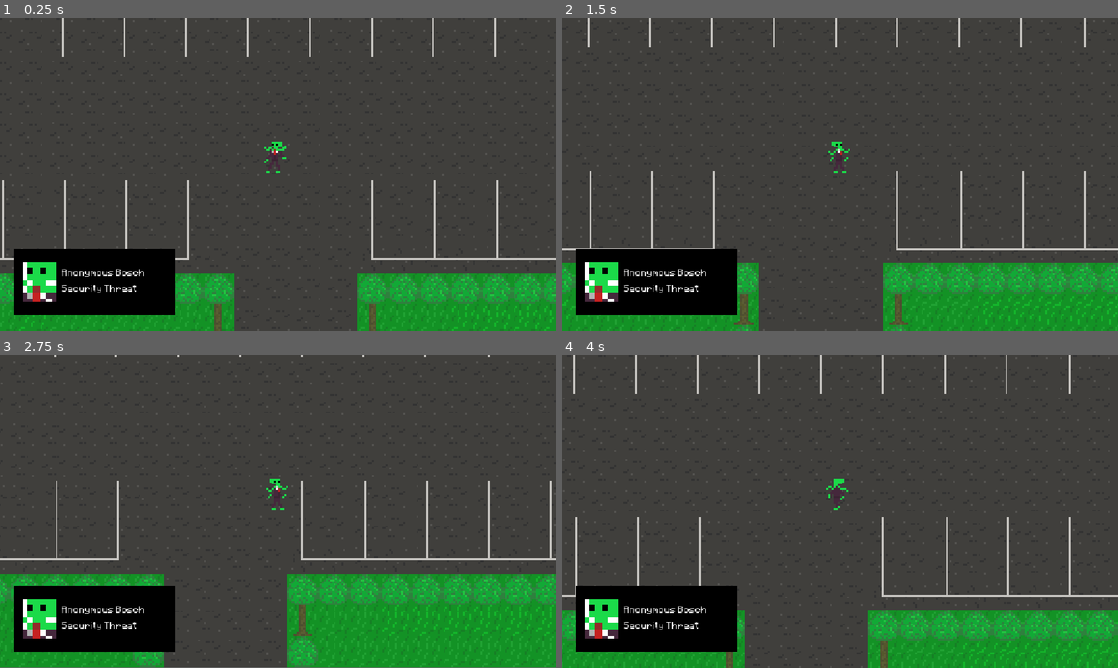
Above: before the commit, frames 1-4 (two rows, left to right).
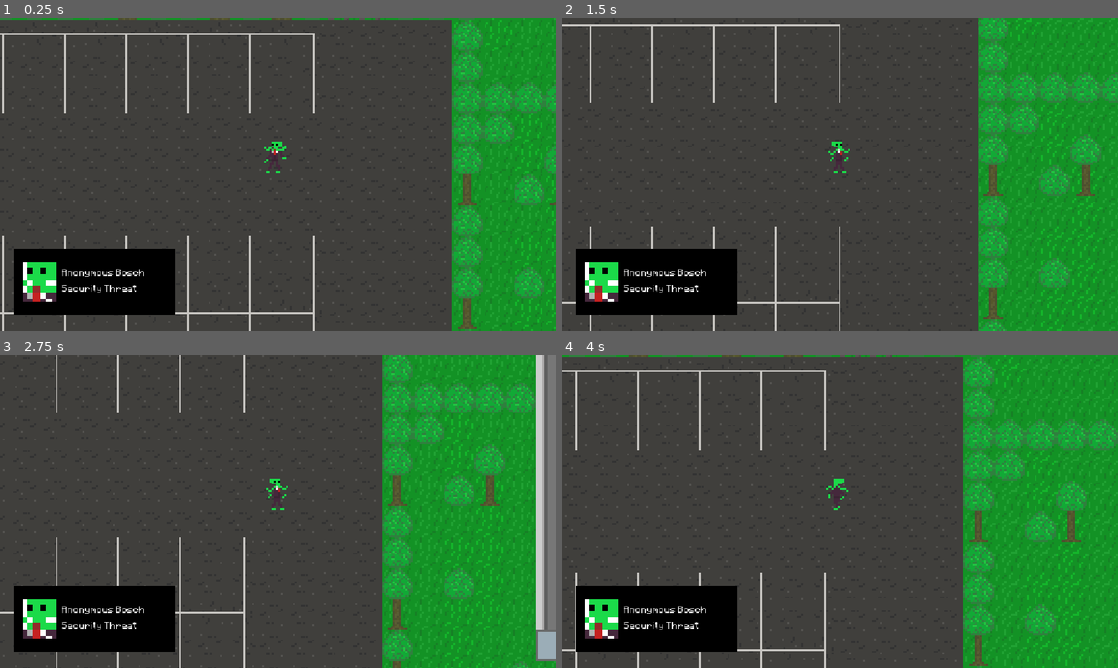
Above: after the commit, the same moments.

Repository: Flogah/alien_dad
Game: Godot game, scene res://scenes/main.tscn
Same seed, same stepped clock (60 frames per second), same inputs: the game is played once before the commit and once after it.
Inputs:
- Up to frame 1 (0.25 s): no input
- Up to frame 2 (1.5 s): hold D (move_right) 0.53-1.28 s; hold Space (interact) 0.53-1.28 s; hold S (move_down) from 1.28 s (still down); tap Space (interact) at 1.35 s
- Up to frame 3 (2.75 s): release S (move_down) at 2.03 s; hold D (move_right) from 2.03 s (still down); hold Space (interact) from 2.03 s (still down)
- Up to frame 4 (4 s): release D (move_right) at 2.78 s; release Space (interact) at 2.78 s; hold W (move_up) 2.78-3.53 s; tap Space (interact) at 2.85 s; hold A (move_left) from 3.53 s (still down); hold Space (interact) from 3.53 s (still down)

The runs differ from the first frame. In frame 1, 26% of the frame differs, in the area x 0-100%, y 0-100%; in frame 2, 30%; in frame 3, 34%; in frame 4, 32%.

Commit message:
added baby and win screen

Diff:
--- a/scenes/main.tscn
+++ b/scenes/main.tscn
@@ -14,6 +14,7 @@
 [ext_resource type="Texture2D" uid="uid://dme4y6gotqm66" path="res://assets/sprites/environment/Asphalt.png" id="7_eb6dy"]
 [ext_resource type="Texture2D" uid="uid://vokmws22mmib" path="res://assets/sprites/environment/Armstrong_table.png" id="8_trceg"]
 [ext_resource type="Texture2D" uid="uid://ckl6d6r2ks751" path="res://assets/sprites/environment/Tisch.png" id="9_a8y0u"]
+[ext_resource type="PackedScene" uid="uid://s15olq3dt7kn" path="res://scenes/player/baby.tscn" id="12_jkv2x"]
 
 [sub_resource type="NavigationPolygon" id="NavigationPolygon_tefeu"]
 vertices = PackedVector2Array(8, 8, -8, 8, -8, -8, 8, -8)
@@ -513,6 +514,9 @@
 motion_mode = 1
 security_pass = ExtResource("6_eb6dy")
 
+[node name="Baby" parent="level1/NPC" unique_id=1946832363 instance=ExtResource("12_jkv2x")]
+position = Vector2(616, 52)
+
 [node name="Doors" type="Node2D" parent="level1" unique_id=561313355]
 
 [node name="NoSecDoors" type="Node2D" parent="level1/Doors" unique_id=97184419]
@@ -761,7 +765,7 @@
 locked = true
 
 [node name="Player" parent="level1" unique_id=1695450581 instance=ExtResource("5_tbgi4")]
-position = Vector2(-154, 395)
+position = Vector2(-27, 222)
 
 [node name="Camera2D" type="Camera2D" parent="level1/Player" unique_id=1976595741]
 position = Vector2(1, 2)
--- /dev/null
+++ b/scenes/player/baby.gd
@@ -0,0 +1,11 @@
+extends Node2D
+
+@onready var interactable: Interactable = %Interactable
+
+@export_file_path() var win_screen_path: String
+
+func _ready() -> void:
+	interactable.interacted.connect(win)
+
+func win(actor, sec_acc):
+	get_tree().change_scene_to_file(win_screen_path)
--- /dev/null
+++ b/scenes/player/baby.tscn
@@ -0,0 +1,25 @@
+[gd_scene format=3 uid="uid://s15olq3dt7kn"]
+
+[ext_resource type="Texture2D" uid="uid://bww2t76qxthoi" path="res://assets/sprites/characters/aliens/Alien_Baby.png" id="1_2q5sn"]
+[ext_resource type="Script" uid="uid://cn6yqvpwtbis3" path="res://scenes/player/baby.gd" id="1_4pi6e"]
+[ext_resource type="Script" uid="uid://dpxr64juka2si" path="res://scenes/interactable.gd" id="2_4pi6e"]
+
+[sub_resource type="CircleShape2D" id="CircleShape2D_ifpyu"]
+
+[node name="Baby" type="Node2D" unique_id=1946832363]
+script = ExtResource("1_4pi6e")
+win_screen_path = "res://scenes/player/win_screen.tscn"
+
+[node name="Sprite2D" type="Sprite2D" parent="." unique_id=421115094]
+texture = ExtResource("1_2q5sn")
+
+[node name="Interactable" type="Area2D" parent="." unique_id=1616194762]
+unique_name_in_owner = true
+collision_layer = 8
+collision_mask = 8
+script = ExtResource("2_4pi6e")
+metadata/_custom_type_script = "uid://dpxr64juka2si"
+
+[node name="CollisionShape2D" type="CollisionShape2D" parent="Interactable" unique_id=1950628712]
+position = Vector2(0, 5)
+shape = SubResource("CircleShape2D_ifpyu")
--- /dev/null
+++ b/scenes/player/win_screen.gd
@@ -0,0 +1,10 @@
+extends Control
+
+@export_file_path() var main_menu_path: String
+@onready var morebutton: Button = %morebutton
+
+func _ready() -> void:
+	morebutton.pressed.connect(more)
+
+func more():
+	get_tree().change_scene_to_file(main_menu_path)
--- /dev/null
+++ b/scenes/player/win_screen.tscn
@@ -0,0 +1,85 @@
+[gd_scene format=3 uid="uid://6ots5ic8qflp"]
+
+[ext_resource type="Script" uid="uid://b78u46mbwevby" path="res://scenes/player/win_screen.gd" id="1_hn026"]
+[ext_resource type="Texture2D" uid="uid://8q55kcey3dgf" path="res://assets/sprites/characters/aliens/AlienDad.png" id="1_sxqt8"]
+[ext_resource type="Texture2D" uid="uid://bww2t76qxthoi" path="res://assets/sprites/characters/aliens/Alien_Baby.png" id="2_hn026"]
+[ext_resource type="Theme" uid="uid://cj0kowg8s0uu4" path="res://assets/themes/standard_theme.tres" id="3_2orjb"]
+
+[node name="WinScreen" type="Control" unique_id=1102484939]
+layout_mode = 3
+anchors_preset = 15
+anchor_right = 1.0
+anchor_bottom = 1.0
+grow_horizontal = 2
+grow_vertical = 2
+script = ExtResource("1_hn026")
+main_menu_path = "res://scenes/main_menu.tscn"
+
+[node name="ColorRect" type="ColorRect" parent="." unique_id=1605391325]
+layout_mode = 1
+anchors_preset = 15
+anchor_right = 1.0
+anchor_bottom = 1.0
+grow_horizontal = 2
+grow_vertical = 2
+color = Color(0.099955924, 0.35285813, 0.33421314, 1)
+
+[node name="ColorRect2" type="ColorRect" parent="." unique_id=786972852]
+layout_mode = 1
+anchors_preset = 15
+anchor_right = 1.0
+anchor_bottom = 1.0
+offset_left = 1339.0001
+offset_top = -235.0
+offset_right = 1339.0002
+offset_bottom = -235.0
+grow_horizontal = 2
+grow_vertical = 2
+rotation = 1.394506
+color = Color(0.20327052, 0.23126936, 0.09329728, 1)
+
+[node name="ColorRect2" type="ColorRect" parent="ColorRect2" unique_id=564723336]
+layout_mode = 1
+anchors_preset = 15
+anchor_right = 1.0
+anchor_bottom = 1.0
+offset_left = -57.636883
+offset_top = 893.74384
+offset_right = -57.63672
+offset_bottom = 893.7439
+grow_horizontal = 2
+grow_vertical = 2
+rotation = 0.35349846
+color = Color(0.20327052, 0.23126936, 0.09329728, 1)
+
+[node name="Sprite2D" type="Sprite2D" parent="." unique_id=1702310159]
+position = Vector2(577, 576)
+scale = Vector2(22.593748, 22.593748)
+texture = ExtResource("1_sxqt8")
+flip_h = true
+hframes = 4
+
+[node name="Sprite2D2" type="Sprite2D" parent="." unique_id=2062207435]
+position = Vector2(574, 190)
+scale = Vector2(22.593748, 22.593748)
+texture = ExtResource("2_hn026")
+
+[node name="Label" type="Label" parent="." unique_id=528760852]
+layout_mode = 0
+offset_left = 246.0
+offset_top = 81.0
+offset_right = 939.0
+offset_bottom = 302.0
+theme = ExtResource("3_2orjb")
+theme_override_font_sizes/font_size = 126
+text = "BABY GET"
+
+[node name="morebutton" type="Button" parent="." unique_id=752354736]
+unique_name_in_owner = true
+layout_mode = 0
+offset_left = 958.0
+offset_top = 544.0
+offset_right = 1130.0
+offset_bottom = 628.0
+theme_override_font_sizes/font_size = 55
+text = "MORE"
Not shown, added: scenes/player/baby.gd.uid
Not shown, added: scenes/player/win_screen.gd.uid
